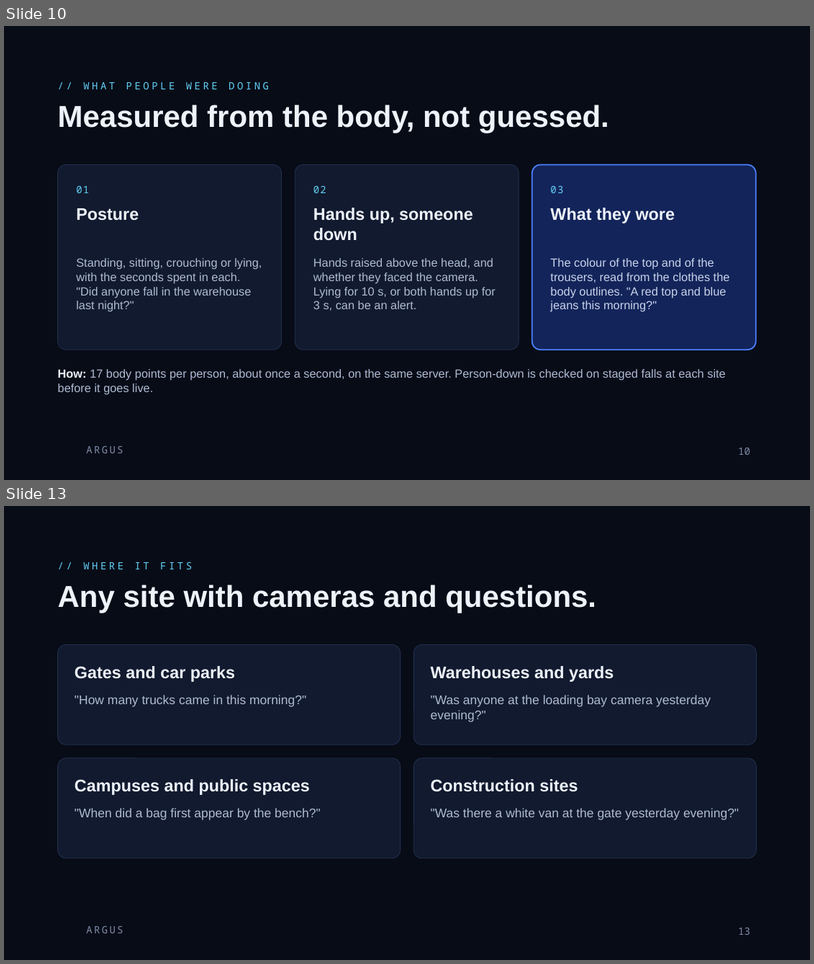
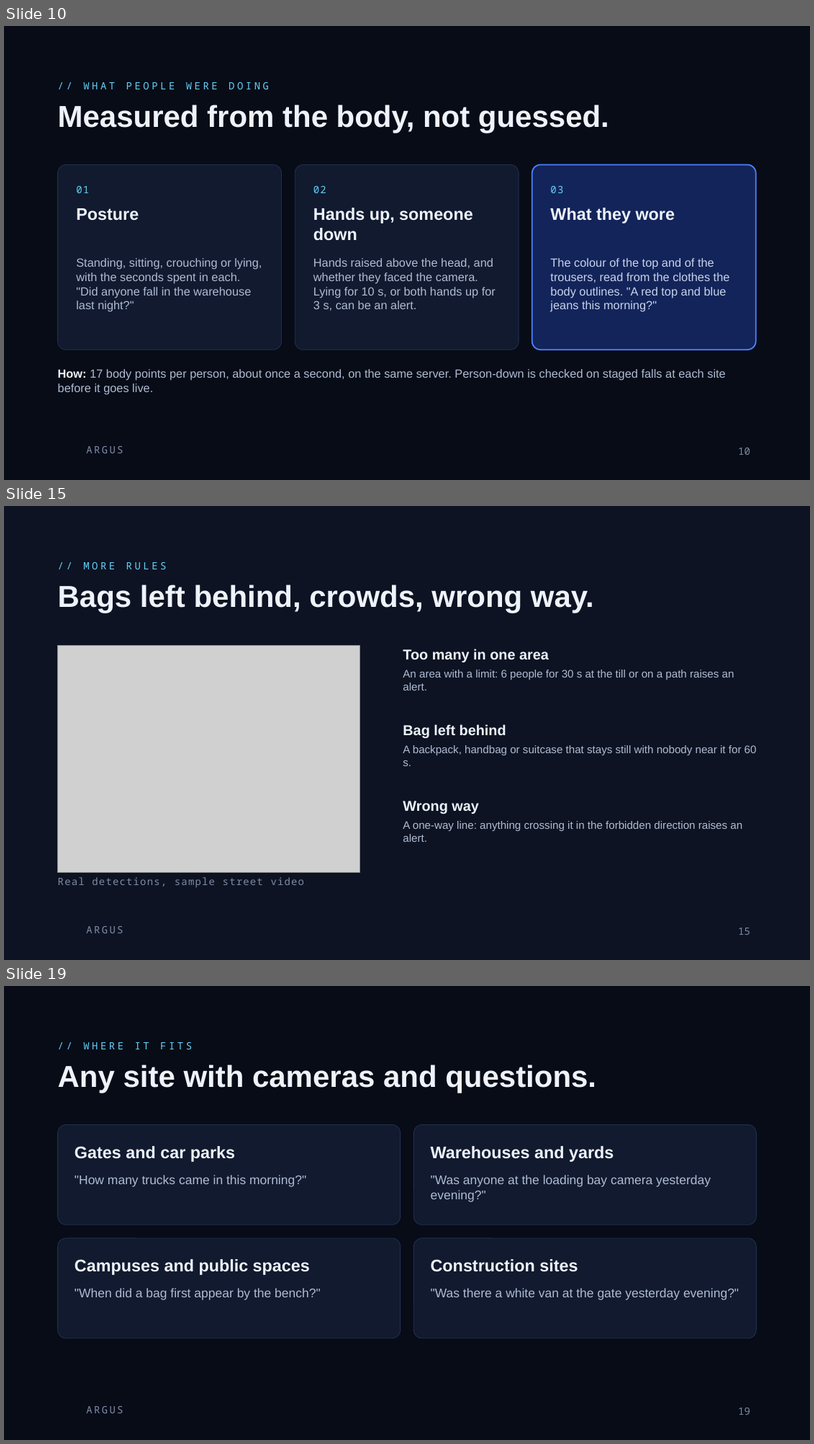
Before and after one commit to rachadlakis/mobius-tensors, a slide deck: docs/argus/Argus.pptx. Shown one above the other, each under a label of ours: slides 10 and 13 before the commit, slides 10, 15 and 19 after it; the slides between them are not shown. The pictures are 814x964 and 814x1444 pixels, drawn with LibreOffice and Linux fonts; fonts in the diff are those of the drawing; grey boxes stand for pictures; background and template pictures are left out. Boxes give left, top, right and bottom in pixels: in the first picture for what was removed or moved away, otherwise in the second. Text is boxed around its words. In the diff, an @@ line names an element or a change of style, - is before the commit and + after.

```diff
--- a/docs/argus/Argus.pptx
+++ b/docs/argus/Argus.pptx
@@ slide 15 added at (4,506,810,960), background #0D1322; not listed: 1 template element that a slide beside it also shows @@
@@ text added at (83,562,167,569), 12 pt, text #63CFF5 @@
+// MORE RULES
@@ title added at (58,584,594,613), 36 pt, text #EEF3FB, bold @@
+Bags left behind, crowds, wrong way.
@@ picture added at (58,645,360,872) @@
@@ text added at (403,649,549,662), 17 pt, text #EEF3FB, bold @@
+Too many in one area
@@ text added at (403,669,735,690), 13 pt, text #AEBBD3 @@
+An area with a limit: 6 people for 30 s at the till or on a path raises an alert.
@@ text added at (403,724,507,738), 17 pt, text #EEF3FB, bold @@
+Bag left behind
@@ text added at (403,745,757,766), 13 pt, text #AEBBD3 @@
+A backpack, handbag or suitcase that stays still with nobody near it for 60 s.
@@ text added at (403,800,479,813), 17 pt, text #EEF3FB, bold @@
+Wrong way
@@ text added at (403,821,743,842), 13 pt, text #AEBBD3 @@
+A one-way line: anything crossing it in the forbidden direction raises an alert.
@@ text added at (58,877,305,887), 12 pt, text #7E8BA6 @@
+Real detections, sample street video
@@ page number added at (738,927,751,934), 12 pt, text #7E8BA6 @@
+15
@@ what was slide 13 is now slide 19 @@
@@ page number at (738,1407,751,1414): text changed @@
-13
+19
```
Also in this commit, not shown: 5 slides changed, 5 other slides added, 34 other files.
